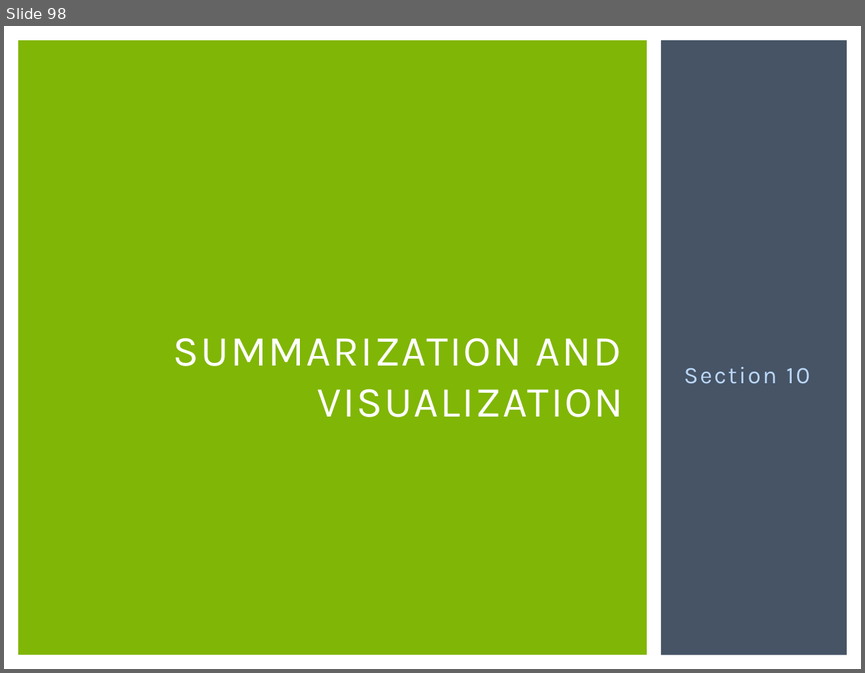
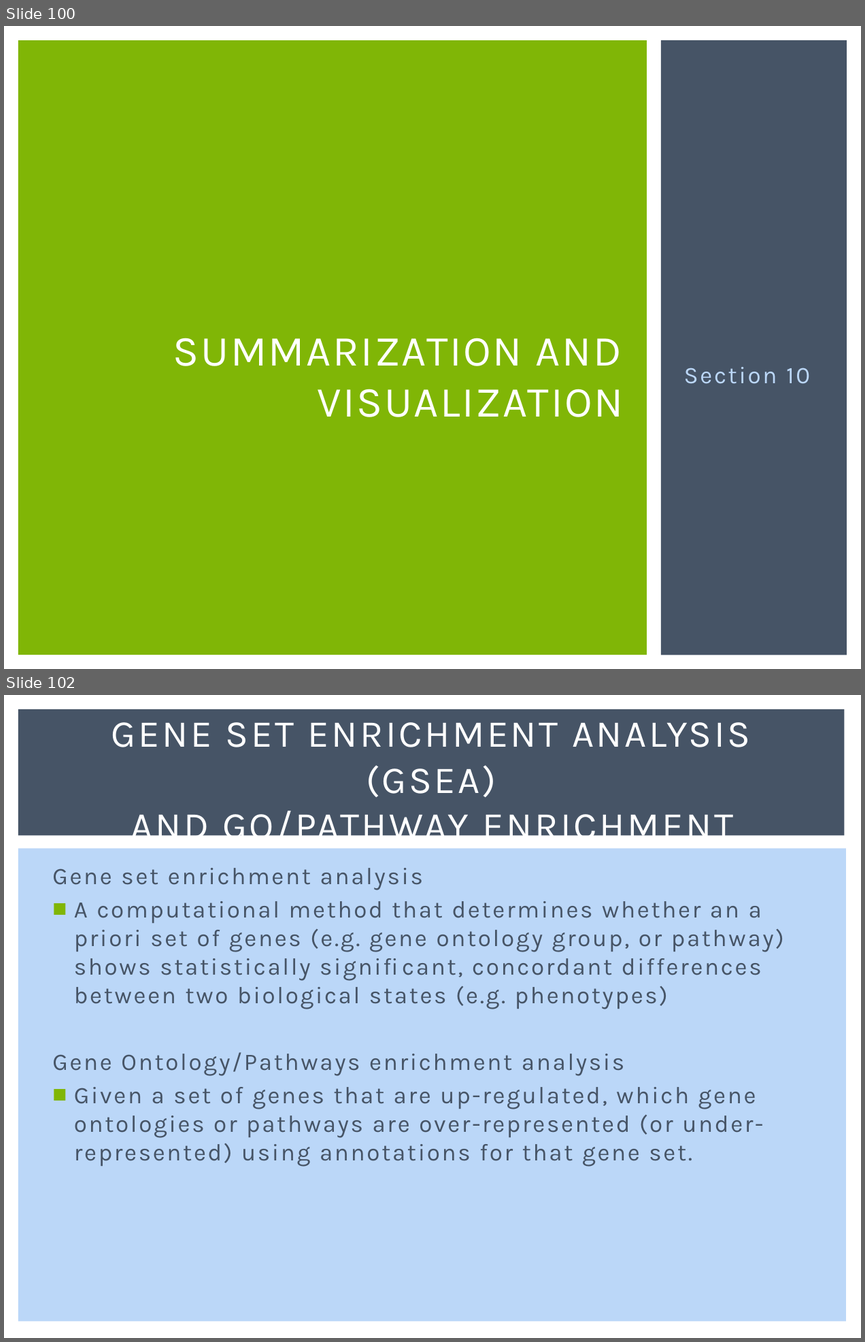
Before and after one commit to msettles/Workshop_RNAseq, a slide deck: powerpoints/RNA-seq-Piracicaba2015.pptx. Shown one above the other, each under a label of ours: slide 98 before the commit, slides 100 and 102 after it; the slides between them are not shown. The pictures are 865x673 and 865x1342 pixels, drawn with LibreOffice and Linux fonts; fonts in the diff are those of the drawing. Boxes give left, top, right and bottom in pixels: in the first picture for what was removed or moved away, otherwise in the second. Text is boxed around its words. In the diff, an @@ line names an element or a change of style, - is before the commit and + after.

```diff
--- a/powerpoints/RNA-seq-Piracicaba2015.pptx
+++ b/powerpoints/RNA-seq-Piracicaba2015.pptx
@@ slide 102 added at (4, 695, 861, 1338), background #FFFFFF @@
@@ rectangle added at (18, 709, 844, 836), fill #465466 @@
@@ title added at (111, 722, 750, 848), 32 pt, text #FFFFFF @@
+GENE SET ENRICHMENT ANALYSIS (GSEA)
+AND GO/PATHWAY ENRICHMENT
@@ rectangle added at (18, 849, 847, 1321), fill #BBD7F8 @@
@@ text added at (52, 868, 784, 1166), 20 pt, text #465466 @@
+Gene set enrichment analysis
+■ A computational method that determines whether an a priori set of genes (e.g. gene ontology group, or pathway) shows statistically significant, concordant differences between two biological states (e.g. phenotypes)
+Gene Ontology/Pathways enrichment analysis
+■ Given a set of genes that are up-regulated, which gene ontologies or pathways are over-represented (or under-represented) using annotations for that gene set.
@@ what was slide 98 is now slide 100 @@
```
Also in this commit, not shown: 3 slides changed, 3 other slides added.
